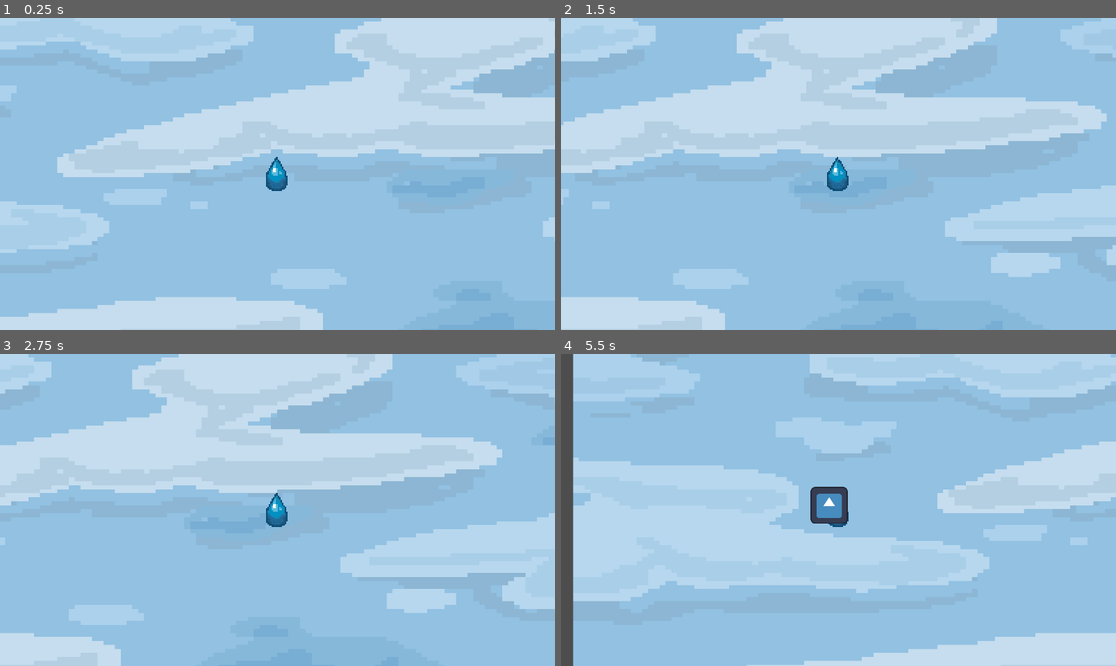
Above: before the commit, frames 1-4 (two rows, left to right).
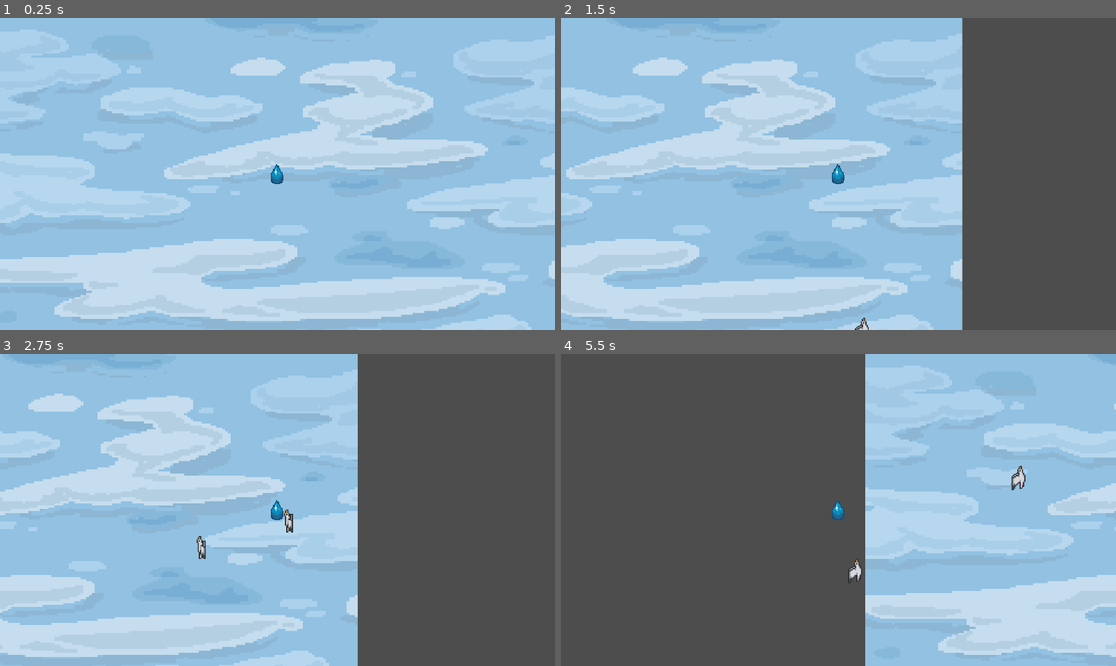
Above: after the commit, the same moments.

Repository: zgaskar/GameJam
Game: Godot game, scene res://Script/level.tscn
Two runs of this game, one before a commit and one after it. Both use one fixed random seed, a clock stepped at 60 frames per second and the inputs below. The engine's default icon, where the game draws it, is replaced by a stand-in: a white triangle on a blue panel in a dark square.
Inputs:
- Up to frame 1 (0.25 s): no input
- Up to frame 2 (1.5 s): tap Enter at 0.5 s; hold Right (ui_right) 0.53-1.28 s; hold Left (ui_left) from 1.28 s (still down)
- Up to frame 3 (2.75 s): release Left (ui_left) at 2.03 s; hold Right (ui_right) from 2.03 s (still down)
- Up to frame 4 (5.5 s): release Right (ui_right) at 3.53 s; hold Left (ui_left) from 3.53 s (still down)

The runs differ from the first frame. In frame 1, 48% of the frame differs, in the area x 0-100%, y 0-100%; in frame 2, 62%; in frame 3, 66%; in frame 4, 74%, in the area x 2-100%, y 0-100%.

Commit message:
eşşeksel

Diff:
--- a/Script/character.tscn
+++ b/Script/character.tscn
@@ -1,20 +1,20 @@
-[gd_scene load_steps=3 format=3 uid="uid://ccihqregau88y"]
+[gd_scene format=3 uid="uid://ccihqregau88y"]
 
 [ext_resource type="Script" uid="uid://cye0v4ltx5lk7" path="res://Script/character.gd" id="1_s6hb3"]
 [ext_resource type="Texture2D" uid="uid://dxh5cexpsx66a" path="res://Resim/Untitled 20-2402 (1).png" id="2_7k4td"]
 
-[node name="Character" type="CharacterBody2D"]
+[node name="Character" type="CharacterBody2D" unique_id=186718107]
 collision_mask = 6
 script = ExtResource("1_s6hb3")
 
-[node name="Sprite2D" type="Sprite2D" parent="."]
+[node name="Sprite2D" type="Sprite2D" parent="." unique_id=791016009]
 texture_filter = 1
 texture = ExtResource("2_7k4td")
 
-[node name="CollisionPolygon2D" type="CollisionPolygon2D" parent="."]
+[node name="CollisionPolygon2D" type="CollisionPolygon2D" parent="." unique_id=1272440058]
 position = Vector2(0, 1)
 polygon = PackedVector2Array(-1, -9, -6, 0, -6, 8, -1, 9, 4, 8, 4, -1)
 
-[node name="Camera2D" type="Camera2D" parent="."]
+[node name="Camera2D" type="Camera2D" parent="." unique_id=1789926676]
 process_callback = 0
 metadata/_edit_lock_ = true
--- a/Script/level.tscn
+++ b/Script/level.tscn
@@ -15,13 +15,13 @@
 [node name="Background" type="Sprite2D" parent="." unique_id=1183295041]
 texture_filter = 1
 position = Vector2(1117, 583)
-scale = Vector2(20, 13.812)
+scale = Vector2(10, 6.906)
 texture = ExtResource("3_c34gg")
 metadata/_edit_lock_ = true
 
 [node name="Character" parent="." unique_id=82327886 instance=ExtResource("3_w4gh0")]
 position = Vector2(1139, 558)
-scale = Vector2(5, 5)
+scale = Vector2(3, 3)
 metadata/_edit_lock_ = true
 
 [node name="Border1" type="StaticBody2D" parent="." unique_id=1012419290]
@@ -39,8 +39,9 @@
 shape = SubResource("RectangleShape2D_w4gh0")
 
 [node name="Timer" type="Timer" parent="." unique_id=2059653757]
+autostart = true
 
 [node name="Seagull" parent="." unique_id=1732836029 instance=ExtResource("4_c34gg")]
-position = Vector2(240, 542)
+position = Vector2(2417, 729)
 
 [connection signal="timeout" from="Timer" to="." method="_on_timer_timeout"]
--- a/Script/seagull.gd
+++ b/Script/seagull.gd
@@ -1,6 +1,41 @@
-extends Sprite2D
+extends AnimatedSprite2D
 
-@export var speed =200
+@export var speed := 400
+@export var sway_amount := 50
+@export var sway_speed := 3.0
 
-func _process(delta: float) -> void:
-	position.x=speed*delta
+var start_x := 0.0
+var time := 0.0
+
+func _ready():
+	position = Vector2(
+		randi_range(100, 1900),
+		randi_range(1500, 2000)
+	)
+	start_x = position.x
+
+	# rastgele yön (sağa-sola bakma)
+	flip_v = randi_range(0,1) == 0
+
+	$Timer.wait_time = randf_range(4.0, 5.0)
+	$Timer.start()
+
+func _process(delta):
+	time += delta
+
+	# yukarı uçuş
+	position.y -= speed * delta
+
+	# sağ-sol oynama
+	position.x = start_x + sin(time * sway_speed) * sway_amount
+
+	# ekrandan çıkınca reset
+	if position.y < -250:
+		queue_free()
+
+		# yeniden spawn olunca da yön değişsin
+		flip_v = randi_range(0,1) == 0
+
+func _on_timer_timeout():
+	$Timer.wait_time = randf_range(4.0, 5.0)
+	$Timer.start()
--- a/Script/seagull.tscn
+++ b/Script/seagull.tscn
@@ -1,20 +1,167 @@
-[gd_scene load_steps=4 format=3 uid="uid://dqjv475yljndo"]
+[gd_scene format=3 uid="uid://dqjv475yljndo"]
 
-[ext_resource type="Texture2D" uid="uid://drnp4xvj7ctd8" path="res://Resim/icon.svg" id="1_xi34w"]
+[ext_resource type="Texture2D" uid="uid://pff5cdb08udf" path="res://Resim/SgoAg3/F0.png" id="1_4xgj8"]
+[ext_resource type="Texture2D" uid="uid://dpds6esb08flo" path="res://Resim/SgoAg3/F1.png" id="2_8n3ue"]
 [ext_resource type="Script" uid="uid://3r4bvbgtkq0e" path="res://Script/seagull.gd" id="2_uypld"]
+[ext_resource type="Texture2D" uid="uid://dul8jesyl32tk" path="res://Resim/SgoAg3/F2.png" id="3_nyj80"]
+[ext_resource type="Texture2D" uid="uid://c3rr5nlox5eyp" path="res://Resim/SgoAg3/F3.png" id="4_c3j4q"]
+[ext_resource type="Texture2D" uid="uid://cvnxl6v86ihlb" path="res://Resim/SgoAg3/F4.png" id="5_luqva"]
+[ext_resource type="Texture2D" uid="uid://caa7pwamj4t13" path="res://Resim/SgoAg3/F5.png" id="6_5sg6h"]
+[ext_resource type="Texture2D" uid="uid://befrpuohldxwv" path="res://Resim/SgoAg3/F6.png" id="7_2viog"]
+[ext_resource type="Texture2D" uid="uid://dapschp3o7nrv" path="res://Resim/SgoAg3/F7.png" id="8_4tynk"]
+[ext_resource type="Texture2D" uid="uid://bhcfvjen1tbf" path="res://Resim/SgoAg3/F8.png" id="9_fd6ne"]
+[ext_resource type="Texture2D" uid="uid://ciutdospqx2b3" path="res://Resim/SgoAg3/F9.png" id="10_0x57b"]
+[ext_resource type="Texture2D" uid="uid://bmjy10l8u4ktw" path="res://Resim/SgoAg3/F10.png" id="11_gjsrm"]
+[ext_resource type="Texture2D" uid="uid://covcvd0si34um" path="res://Resim/SgoAg3/F11.png" id="12_sdh66"]
+[ext_resource type="Texture2D" uid="uid://d4a8cerblslx2" path="res://Resim/SgoAg3/F12.png" id="13_wa8bk"]
+[ext_resource type="Texture2D" uid="uid://dt4j5rdht8g8d" path="res://Resim/SgoAg3/F13.png" id="14_2s7ar"]
+[ext_resource type="Texture2D" uid="uid://nukh8p3fn7jb" path="res://Resim/SgoAg3/F14.png" id="15_q2vxg"]
+[ext_resource type="Texture2D" uid="uid://b7lprr7i0ip17" path="res://Resim/SgoAg3/F15.png" id="16_2gvmn"]
+[ext_resource type="Texture2D" uid="uid://cwnpajx86i2g1" path="res://Resim/yenimartı/F0.png" id="17_16g43"]
+[ext_resource type="Texture2D" uid="uid://cra20bqdeudb1" path="res://Resim/yenimartı/F1.png" id="18_e05fp"]
+[ext_resource type="Texture2D" uid="uid://lu5ni8mncnet" path="res://Resim/yenimartı/F2.png" id="19_eh46r"]
+[ext_resource type="Texture2D" uid="uid://ox7cn8mul6ux" path="res://Resim/yenimartı/F3.png" id="20_56alj"]
+[ext_resource type="Texture2D" uid="uid://dounwmhnwhs88" path="res://Resim/yenimartı/F4.png" id="21_1r38c"]
+[ext_resource type="Texture2D" uid="uid://cjgqywsbyb001" path="res://Resim/yenimartı/F5.png" id="22_83v5k"]
+[ext_resource type="Texture2D" uid="uid://b5ey58q761m33" path="res://Resim/yenimartı/F6.png" id="23_md65x"]
+[ext_resource type="Texture2D" uid="uid://0e4gl0roo085" path="res://Resim/yenimartı/F7.png" id="24_rbrk7"]
+[ext_resource type="Texture2D" uid="uid://c1yfynt3uapng" path="res://Resim/yenimartı/F8.png" id="25_lgmfu"]
+[ext_resource type="Texture2D" uid="uid://d1ggtaxrkyyhd" path="res://Resim/yenimartı/F9.png" id="26_amxsf"]
+[ext_resource type="Texture2D" uid="uid://boo0lvw4ag554" path="res://Resim/yenimartı/F10.png" id="27_gmxrv"]
+[ext_resource type="Texture2D" uid="uid://bdecv5xiq0njs" path="res://Resim/yenimartı/F11.png" id="28_ag2jq"]
+[ext_resource type="Texture2D" uid="uid://ghquf0i4gbel" path="res://Resim/yenimartı/F12.png" id="29_nrp8q"]
+[ext_resource type="Texture2D" uid="uid://d0d1xyu8vhtsy" path="res://Resim/yenimartı/F13.png" id="30_nkrci"]
+[ext_resource type="Texture2D" uid="uid://dalv0heakojnj" path="res://Resim/yenimartı/F14.png" id="31_le0c3"]
+[ext_resource type="Texture2D" uid="uid://j4gmkxq141x7" path="res://Resim/yenimartı/F15.png" id="32_lelsp"]
+
+[sub_resource type="SpriteFrames" id="SpriteFrames_16g43"]
+animations = [{
+"frames": [{
+"duration": 1.0,
+"texture": ExtResource("1_4xgj8")
+}, {
+"duration": 1.0,
+"texture": ExtResource("2_8n3ue")
+}, {
+"duration": 1.0,
+"texture": ExtResource("3_nyj80")
+}, {
+"duration": 1.0,
+"texture": ExtResource("4_c3j4q")
+}, {
+"duration": 1.0,
+"texture": ExtResource("5_luqva")
+}, {
+"duration": 1.0,
+"texture": ExtResource("6_5sg6h")
+}, {
+"duration": 1.0,
+"texture": ExtResource("7_2viog")
+}, {
+"duration": 1.0,
+"texture": ExtResource("8_4tynk")
+}, {
+"duration": 1.0,
+"texture": ExtResource("9_fd6ne")
+}, {
+"duration": 1.0,
+"texture": ExtResource("10_0x57b")
+}, {
+"duration": 1.0,
+"texture": ExtResource("11_gjsrm")
+}, {
+"duration": 1.0,
+"texture": ExtResource("12_sdh66")
+}, {
+"duration": 1.0,
+"texture": ExtResource("13_wa8bk")
+}, {
+"duration": 1.0,
+"texture": ExtResource("14_2s7ar")
+}, {
+"duration": 1.0,
+"texture": ExtResource("15_q2vxg")
+}, {
+"duration": 1.0,
+"texture": ExtResource("16_2gvmn")
+}],
+"loop": true,
+"name": &"default",
+"speed": 8.0
+}, {
+"frames": [{
+"duration": 1.0,
+"texture": ExtResource("17_16g43")
+}, {
+"duration": 1.0,
+"texture": ExtResource("18_e05fp")
+}, {
+"duration": 1.0,
+"texture": ExtResource("19_eh46r")
+}, {
+"duration": 1.0,
+"texture": ExtResource("20_56alj")
+}, {
+"duration": 1.0,
+"texture": ExtResource("21_1r38c")
+}, {
+"duration": 1.0,
+"texture": ExtResource("22_83v5k")
+}, {
+"duration": 1.0,
+"texture": ExtResource("23_md65x")
+}, {
+"duration": 1.0,
+"texture": ExtResource("24_rbrk7")
+}, {
+"duration": 1.0,
+"texture": ExtResource("25_lgmfu")
+}, {
+"duration": 1.0,
+"texture": ExtResource("26_amxsf")
+}, {
+"duration": 1.0,
+"texture": ExtResource("27_gmxrv")
+}, {
+"duration": 1.0,
+"texture": ExtResource("28_ag2jq")
+}, {
+"duration": 1.0,
+"texture": ExtResource("29_nrp8q")
+}, {
+"duration": 1.0,
+"texture": ExtResource("30_nkrci")
+}, {
+"duration": 1.0,
+"texture": ExtResource("31_le0c3")
+}, {
+"duration": 1.0,
+"texture": ExtResource("32_lelsp")
+}],
+"loop": true,
+"name": &"flipped",
+"speed": 8.0
+}]
 
 [sub_resource type="RectangleShape2D" id="RectangleShape2D_k5nhv"]
-size = Vector2(128, 129)
+size = Vector2(74, 31.75)
 
-[node name="Seagull" type="Sprite2D"]
-texture = ExtResource("1_xi34w")
+[node name="Seagull" type="AnimatedSprite2D" unique_id=589119909]
+rotation = -1.5707964
+sprite_frames = SubResource("SpriteFrames_16g43")
+animation = &"flipped"
+autoplay = "flipped"
 script = ExtResource("2_uypld")
 
-[node name="Area2D" type="Area2D" parent="."]
+[node name="Area2D" type="Area2D" parent="." unique_id=1198899134]
 collision_layer = 8
 collision_mask = 5
 
-[node name="CollisionShape2D" type="CollisionShape2D" parent="Area2D"]
+[node name="CollisionShape2D" type="CollisionShape2D" parent="Area2D" unique_id=586313809]
 texture_filter = 1
-position = Vector2(0, 1.5)
+position = Vector2(-193, 55)
 shape = SubResource("RectangleShape2D_k5nhv")
+
+[node name="Timer" type="Timer" parent="." unique_id=1434229383]
+
+[connection signal="timeout" from="Timer" to="." method="_on_timer_timeout"]
--- a/Setting/level.gd
+++ b/Setting/level.gd
@@ -1,11 +1,9 @@
 extends Node2D
 
-var seagull =preload("res://Script/seagull.tscn")
-
-func _ready():
-	pass
-
+var SeagullScene = preload("res://Script/seagull.tscn")
 
 func _on_timer_timeout() -> void:
-	var instance =seagull.instantiate()
+	var instance = SeagullScene.instantiate()
 	add_child(instance)
+func _ready():
+	$Seagull.play()
Binary file added: Resim/SgoAg3/F0.png
Not shown, added: Resim/SgoAg3/F0.png.import
Binary file added: Resim/SgoAg3/F1.png
Not shown, added: Resim/SgoAg3/F1.png.import
Binary file added: Resim/SgoAg3/F10.png
Not shown, added: Resim/SgoAg3/F10.png.import
Binary file added: Resim/SgoAg3/F11.png
Not shown, added: Resim/SgoAg3/F11.png.import
Binary file added: Resim/SgoAg3/F12.png
Not shown, added: Resim/SgoAg3/F12.png.import
Binary file added: Resim/SgoAg3/F13.png
Not shown, added: Resim/SgoAg3/F13.png.import
(and 84 more such lines)
